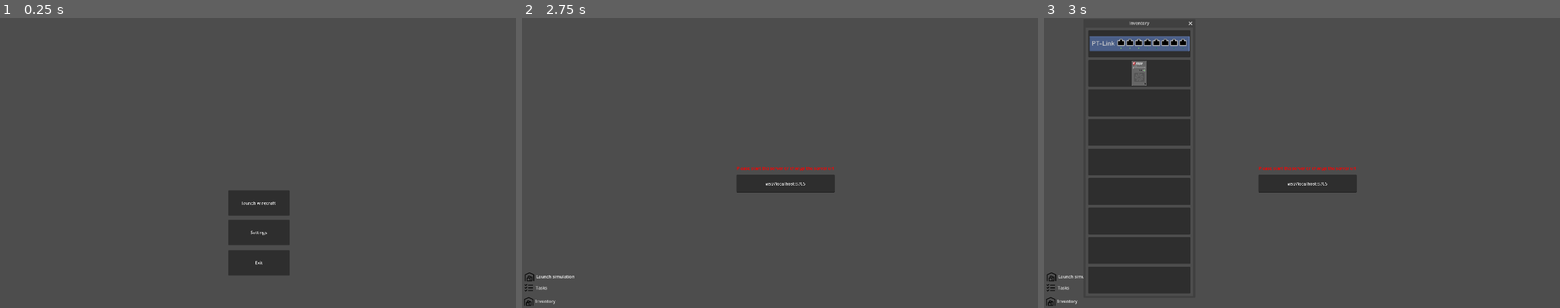
Above: before the commit, frames 1-3 (left to right).
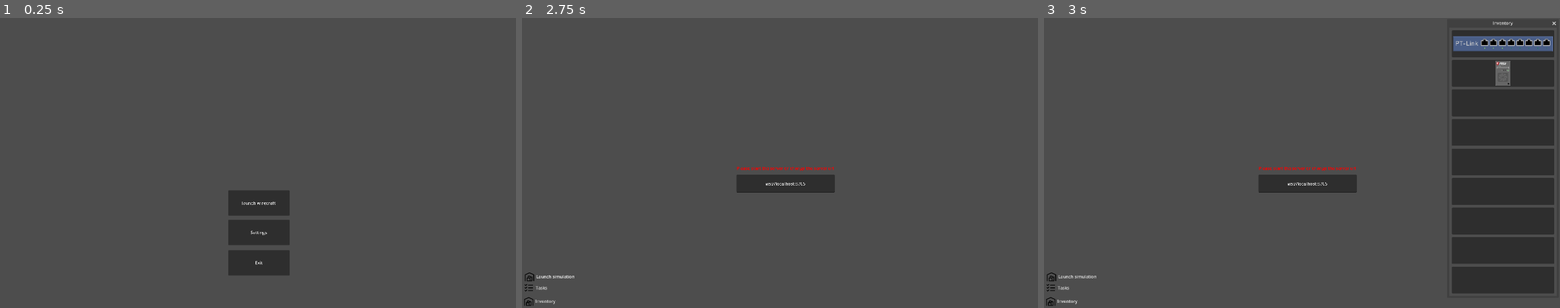
Above: after the commit, the same moments.

Repository: wirecraft-team/wirecraft
Game: Godot game, scene res://scenes/Menu.tscn
The game is run twice, just before and just after one commit, with the same random seed, the same clock (stepped at 60 frames per second) and the same inputs.
Inputs:
- Up to frame 1 (0.25 s): no input
- Up to frame 2 (2.75 s): click "launch wirecraft" at 0.5 s; click "Launch simulation" at 1.25 s; click "Launch simulation" at 2 s
- Up to frame 3 (3 s): click "Inventory" at 2.75 s

Frames 1-2 are identical in both runs. In frame 3, 33% of the frame differs, in the area x 7-100%, y 1-95%.

Commit message:
fix: align inventory to the right

Diff:
--- a/godot/scenes/Game.tscn
+++ b/godot/scenes/Game.tscn
@@ -50,7 +50,7 @@
 
 [node name="InventoryWindow" type="Window" parent="CanvasLayer"]
 title = "Inventory"
-position = Vector2i(155, 36)
+position = Vector2i(1508, 36)
 size = Vector2i(400, 1000)
 unresizable = true
 always_on_top = true
Not shown: 1 places in godot/scenes/Game.tscn that only renumber resources
